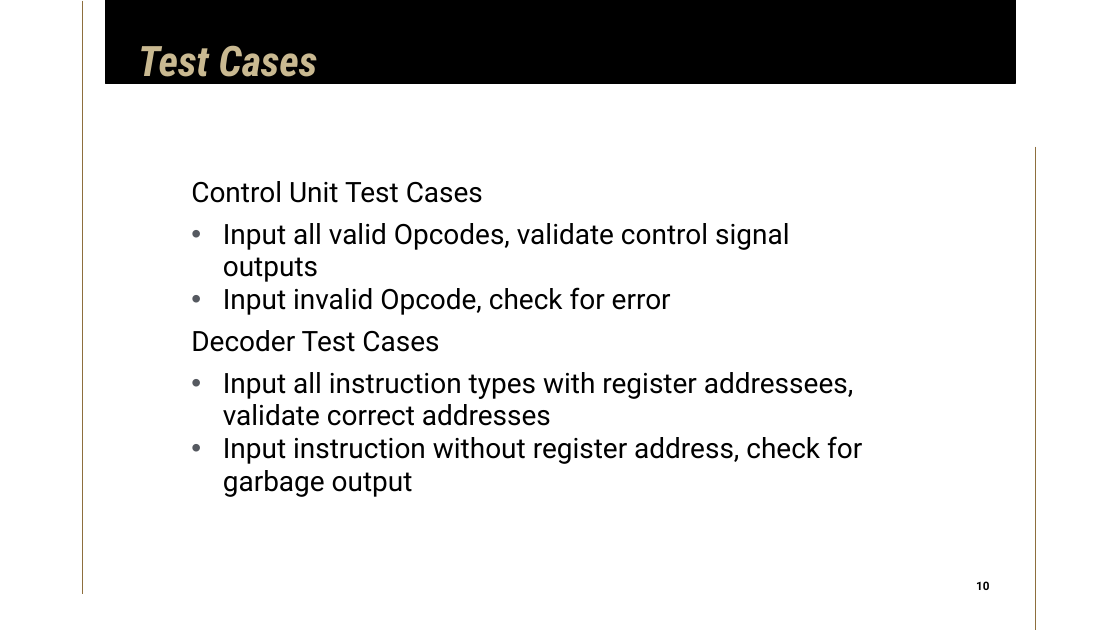
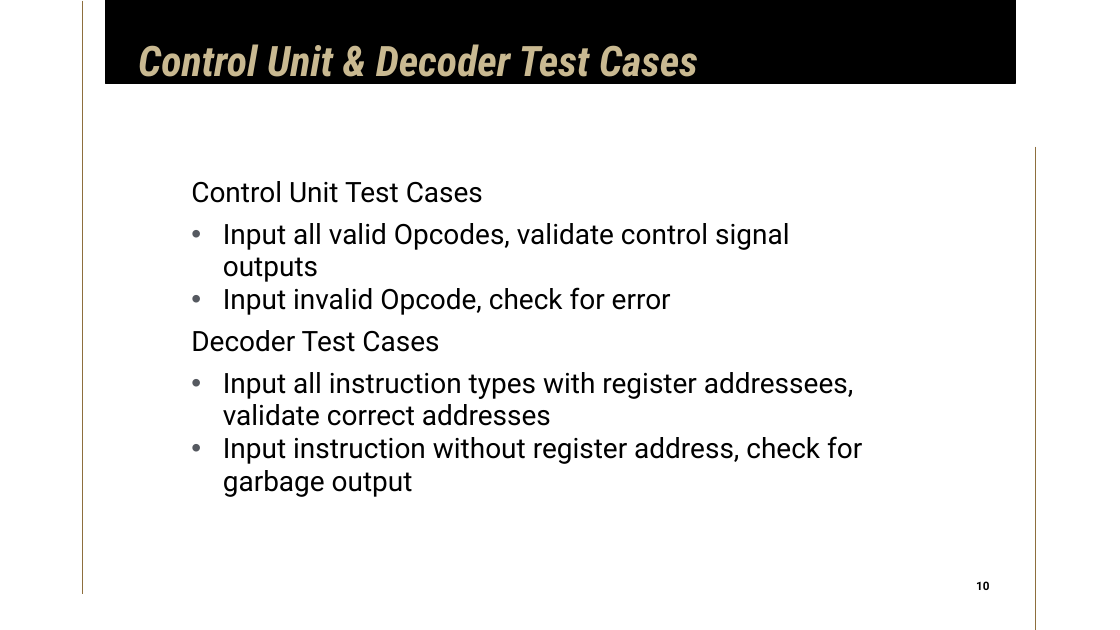
Before and after one commit to limichael246/STARS_2024, a slide deck: slide 10 of Project_Proposal.pptx. Drawn at 1120x630 pixels with LibreOffice and Linux fonts; fonts in the diff are those of the drawing. Boxes give left, top, right and bottom in pixels: in the first picture for what was removed or moved away, otherwise in the second. Text is boxed around its words. In the diff, an @@ line names an element or a change of style, - is before the commit and + after.

Commit message:
alu stuff

```diff
--- a/Project_Proposal.pptx
+++ b/Project_Proposal.pptx
@@ title at bbox=[138, 44, 698, 86]: text changed @@
-Test Cases
+Control Unit & Decoder Test Cases
```
Also in this commit, not shown: 1 other slide changed, 3 slides added, 1 slide removed.
